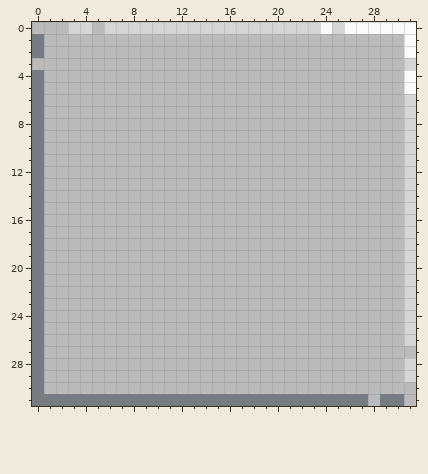
Two versions of one pixel-art file, Prototype/Assets/Sprites/PANEL.aseprite. The picture above is the old version.
32x32 pixels, 1 frame.
After:
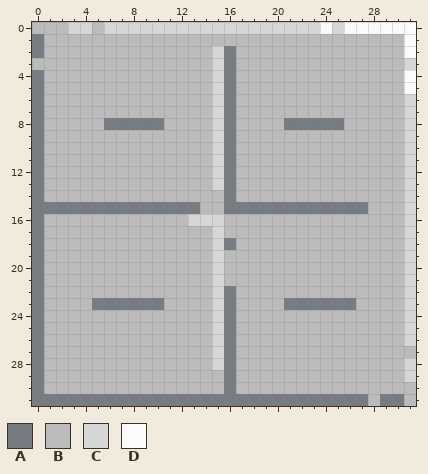
Palette (. is transparent): A #767c82  B #bbbbbb  C #d6d6d6  D #fbfbfb
The exact change:
y 2..7: x 15..16 BB -> CA
y 8: x 6..10 BBBBB -> AAAAA; x 15..16 BB -> CA; x 21..25 BBBBB -> AAAAA
y 9..13: x 15..16 BB -> CA
y 14: x 16 B -> A
y 15: x 1..13 BBBBBBBBBBBBB -> AAAAAAAAAAAAA; x 16..27 BBBBBBBBBBBB -> AAAAAAAAAAAA
y 16: x 13..15 BBB -> CCC
y 17: x 15 B -> C
y 18: x 15..16 BB -> CA
y 19..21: x 15 B -> C
y 22: x 15..16 BB -> CA
y 23: x 5..10 BBBBBB -> AAAAAA; x 15..16 BB -> CA; x 21..26 BBBBBB -> AAAAAA
y 24..28: x 15..16 BB -> CA
y 29..30: x 16 B -> A
Changed places in both pictures, as pixel boxes (x1, y1, x2, y2):
changed: (44, 46, 368, 394)
